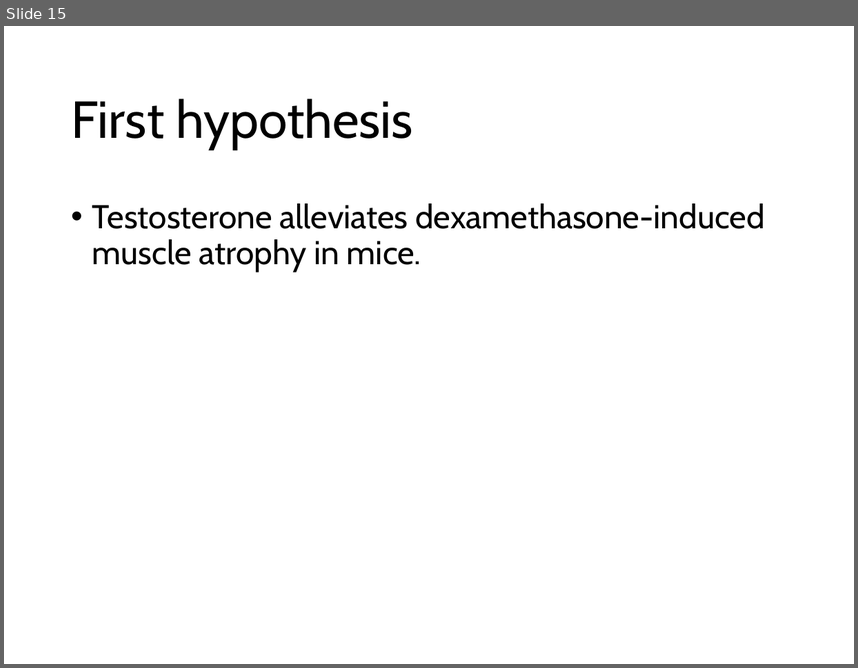
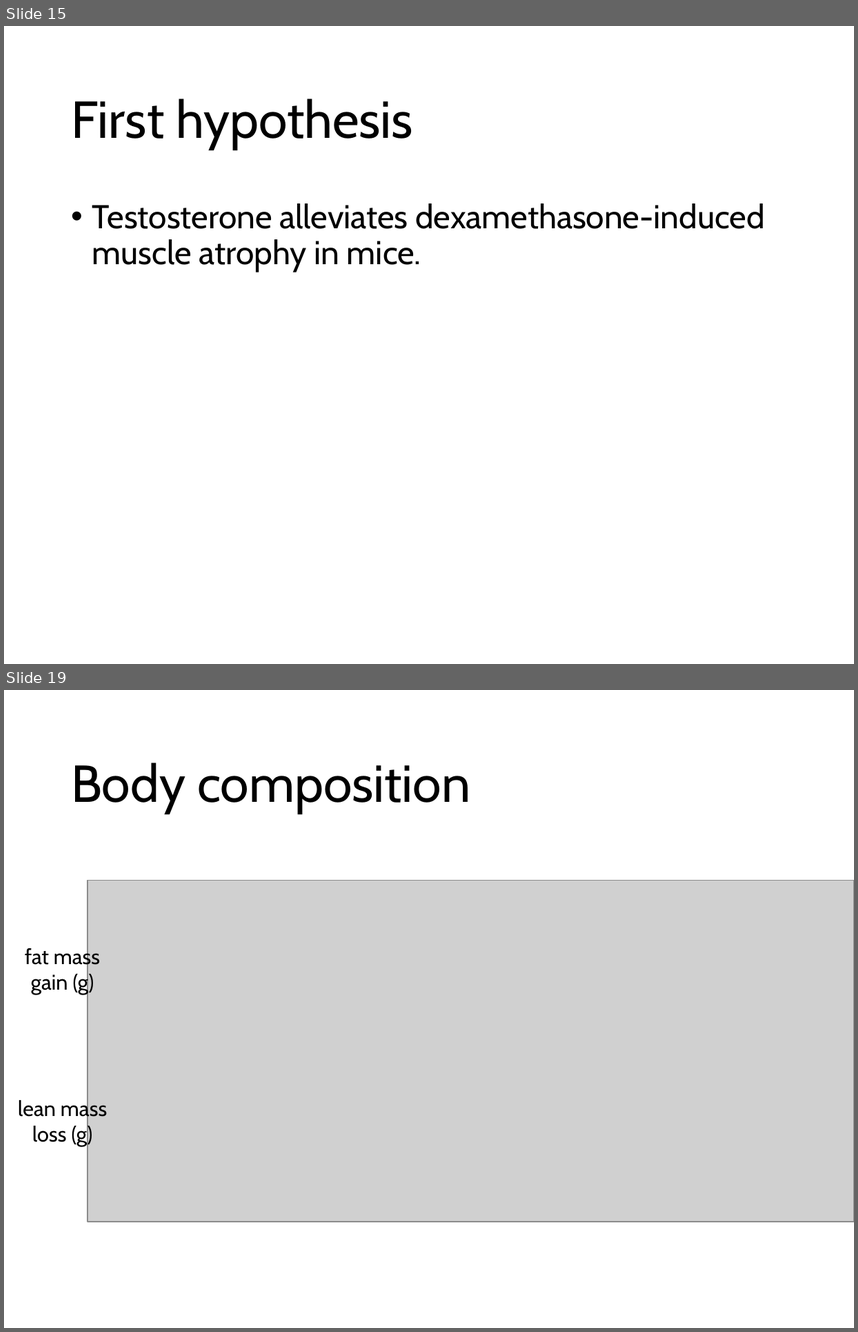
Before and after one commit to nvalexander/dissertation, a slide deck: defense.pptx. Shown one above the other, each under a label of ours: slide 15 before the commit, slides 15 and 19 after it; the slides between them are not shown. The pictures are 858x668 and 858x1332 pixels, drawn with LibreOffice and Linux fonts; fonts in the diff are those of the drawing; grey boxes stand for pictures. Boxes give left, top, right and bottom in pixels: in the first picture for what was removed or moved away, otherwise in the second. Text is boxed around its words. In the diff, an @@ line names an element or a change of style, - is before the commit and + after.

```diff
--- a/defense.pptx
+++ b/defense.pptx
@@ slide 19 added at box(4, 690, 854, 1328), background #FFFFFF @@
@@ title added at box(71, 762, 470, 813), 44 pt, text #000000 @@
+Body composition
@@ picture added at box(87, 880, 854, 1221) @@
@@ text added at box(25, 946, 100, 994), 18 pt, text #000000 @@
+fat mass
+gain (g)
@@ text added at box(18, 1098, 107, 1146), 18 pt, text #000000 @@
+lean mass
+loss (g)
```
Also in this commit, not shown: 18 other slides added, 3 other files.
